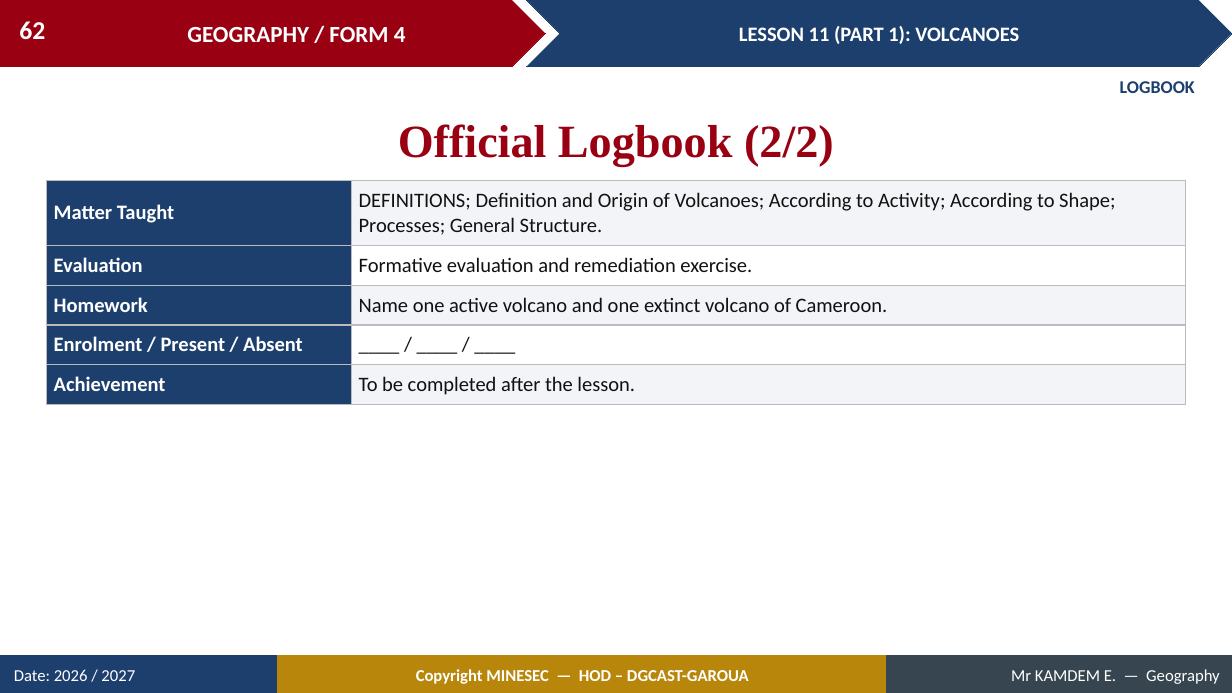
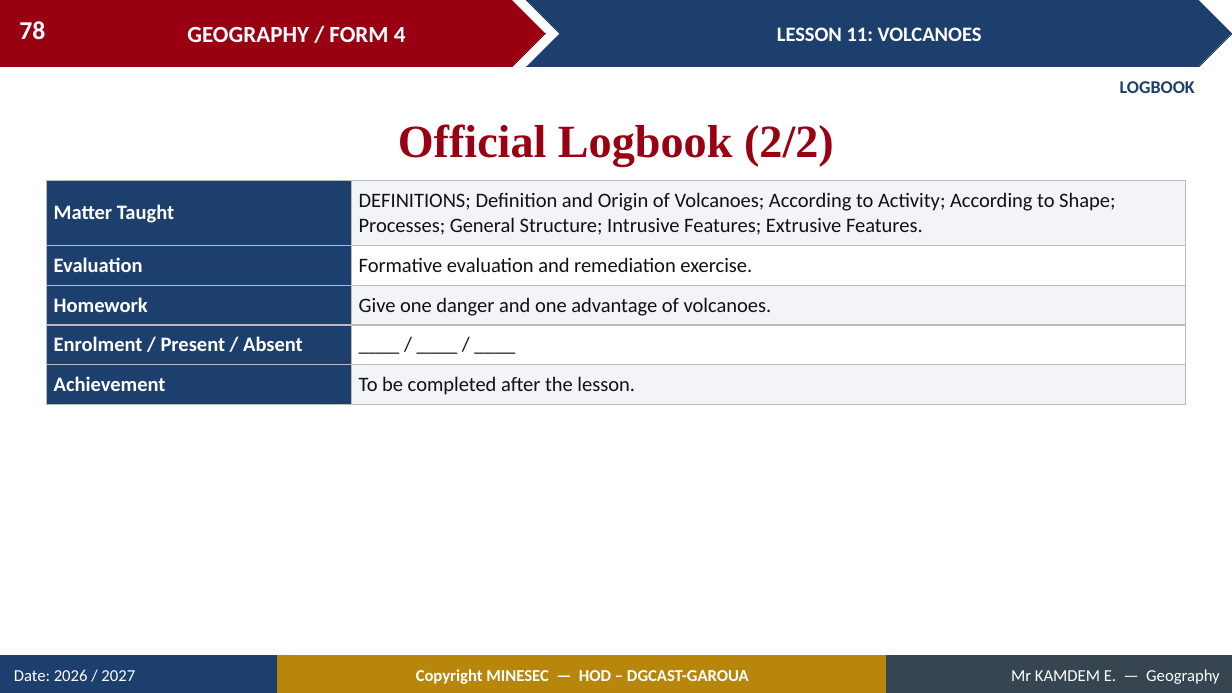
Before and after one commit to Berthautk/linea-github, a slide deck: slide 78 of lecons/F3/14_FORM4_LESSON11_Volcanoes.pptx (slide 62 before the commit). Drawn at 1232x693 pixels with LibreOffice and Linux fonts; fonts in the diff are those of the drawing. Boxes give left, top, right and bottom in pixels: in the first picture for what was removed or moved away, otherwise in the second. Text is boxed around its words. In the diff, an @@ line names an element or a change of style, - is before the commit and + after.

```diff
--- a/lecons/F3/14_FORM4_LESSON11_Volcanoes.pptx
+++ b/lecons/F3/14_FORM4_LESSON11_Volcanoes.pptx
@@ page number at bbox=[19, 21, 45, 40]: text changed @@
-62
+78
@@ text in chevron at bbox=[777, 27, 982, 41]: text changed @@
-LESSON 11 (PART 1): VOLCANOES
+LESSON 11: VOLCANOES
@@ table at bbox=[46, 180, 1186, 399] @@
-row 1, column 2: DEFINITIONS; Definition and Origin of Volcanoes; According to Activity; According to Shape; Processes; General Structure.
+row 1, column 2: DEFINITIONS; Definition and Origin of Volcanoes; According to Activity; According to Shape; Processes; General Structure; Intrusive Features; Extrusive Features.
-row 3, column 2: Name one active volcano and one extinct volcano of Cameroon.
+row 3, column 2: Give one danger and one advantage of volcanoes.
```
Also in this commit, not shown: 60 other slides changed, 19 slides added, 3 slides removed, 10 other files.
